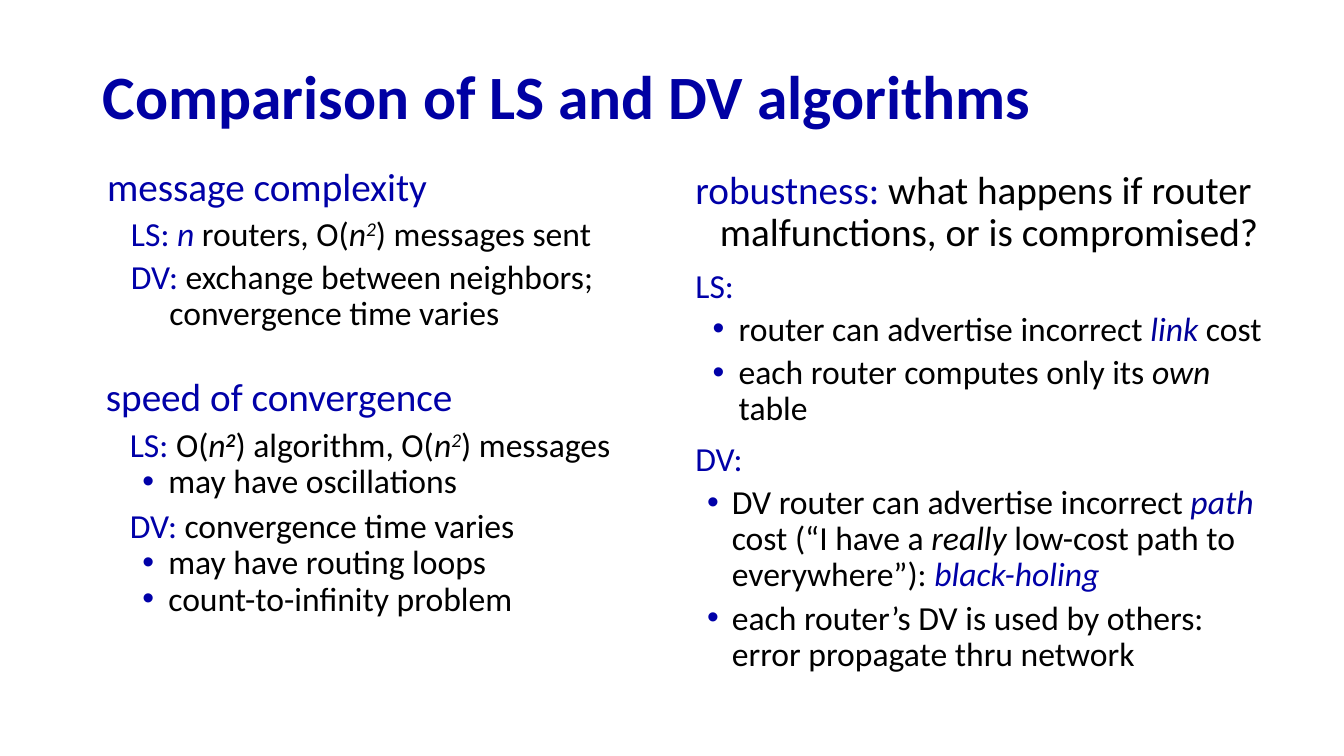
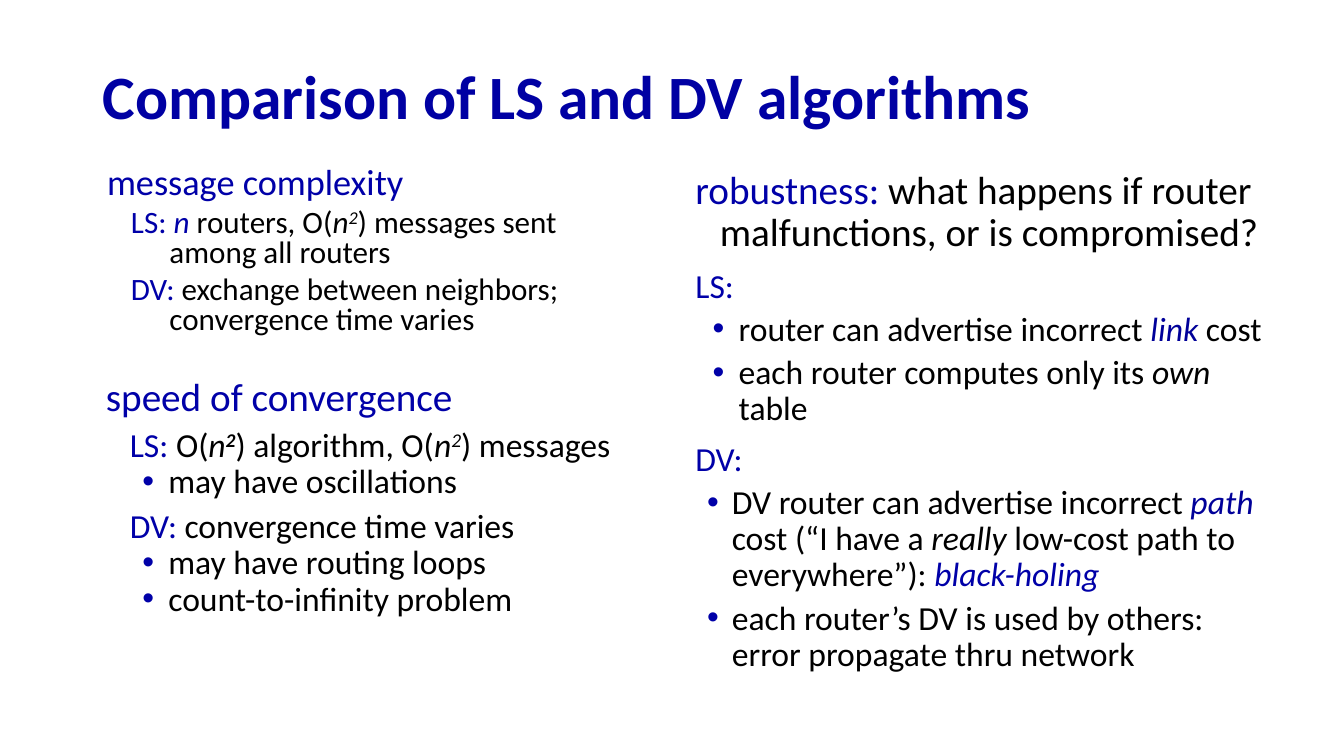
Before and after one commit to guhofstra/CSC175, a slide deck: slide 56 of PPTs/5.1 5.2 Control Plan Routing Protocols.pptx (slide 54 before the commit). Drawn at 1344x756 pixels with LibreOffice and Linux fonts; fonts in the diff are those of the drawing. Boxes give left, top, right and bottom in pixels: in the first picture for what was removed or moved away, otherwise in the second. Text is boxed around its words. In the diff, an @@ line names an element or a change of style, - is before the commit and + after.

```diff
--- a/PPTs/5.1 5.2 Control Plan Routing Protocols.pptx
+++ b/PPTs/5.1 5.2 Control Plan Routing Protocols.pptx
@@ text at box(107, 169, 558, 336): size 28 to 25.9 pt in "message complexity"; size 24 to 22.2 pt in "DV: exchange between neighbors; convergence time varies"; line spacing 0.9 to 0.8 @@
@@ text at box(131, 210, 557, 269): text changed; size 24 to 22.2 pt @@
-  LS: n routers, O(n2) messages sent
+  LS: n routers, O(n2) messages sent among all routers
```
Also in this commit, not shown: 4 other slides changed, 2 slides added, 1 other file.
